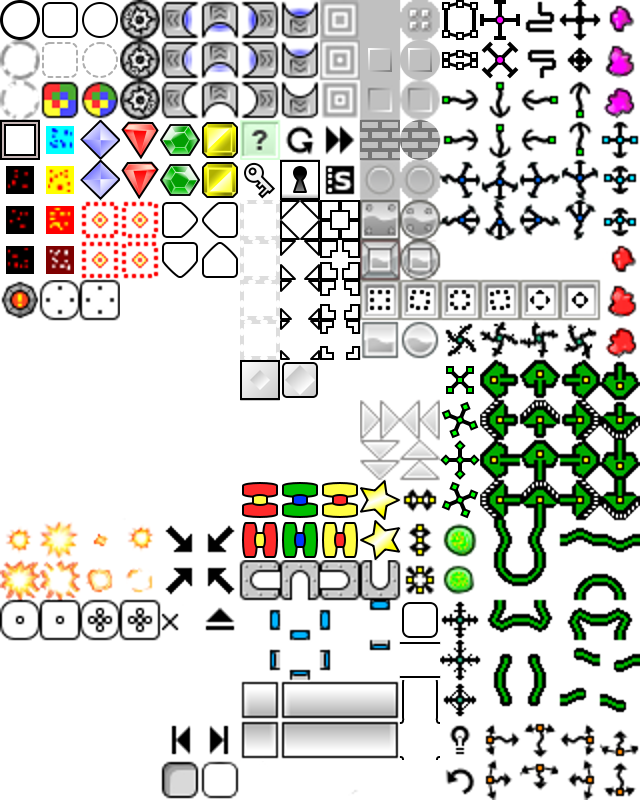
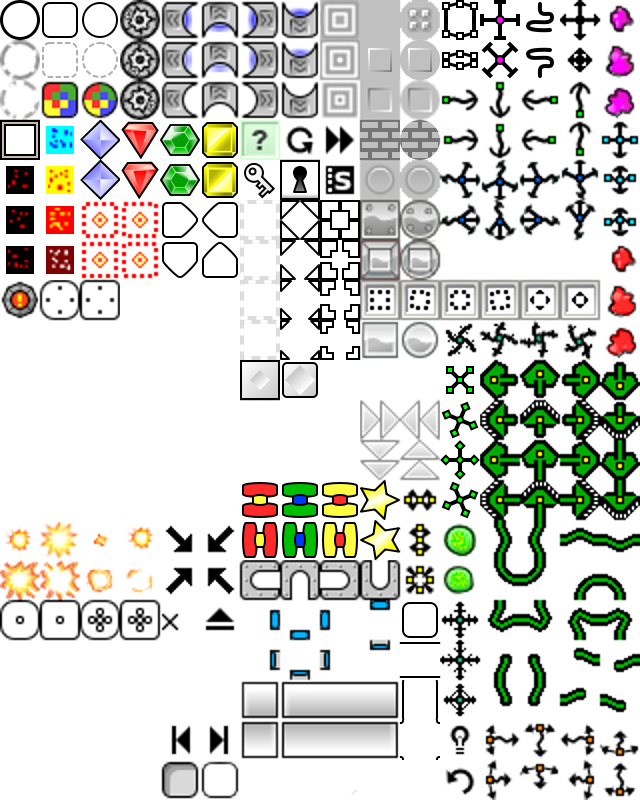
Before/after of a (640, 800) layered artwork. What changed in the layer stack:
painted on "Capa nueva#1" over [525, 1, 560, 79]
